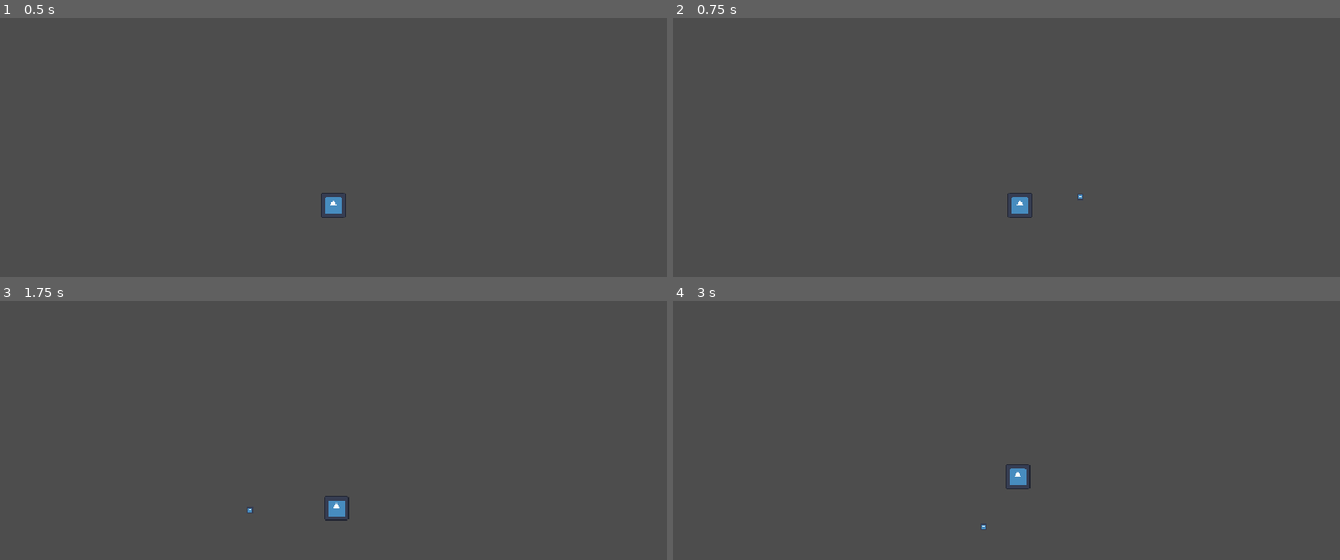
Above: before the commit, frames 1-4 (two rows, left to right).
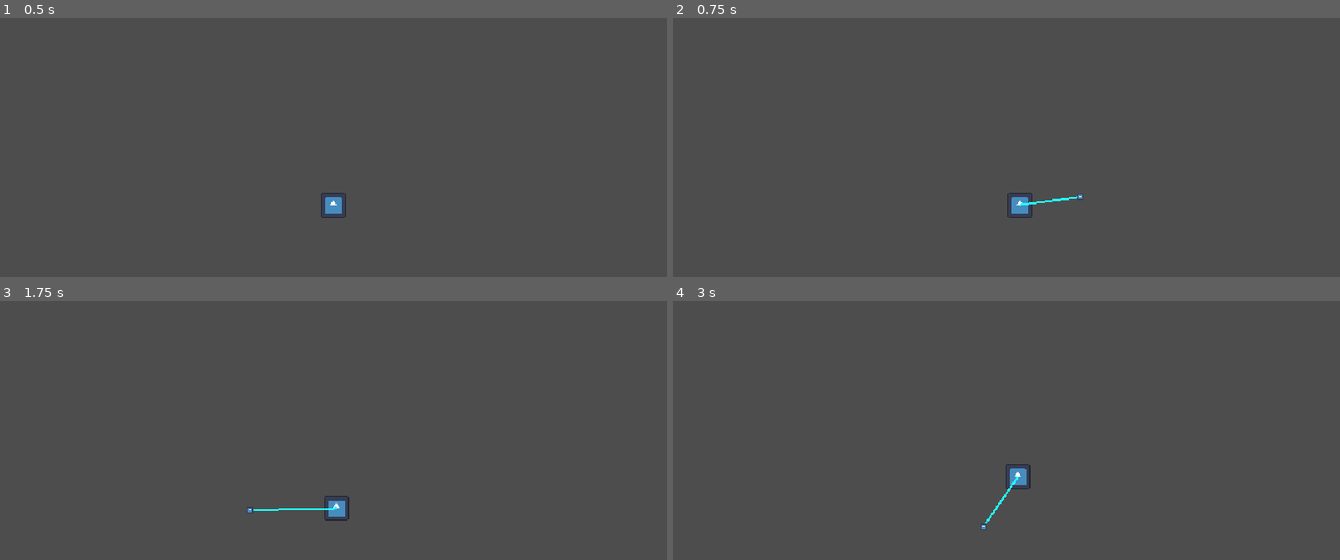
Above: after the commit, the same moments.

Repository: butteredsaltedtoast/orbit
Game: Godot game, scene res://levels/main.tscn
Same seed, same stepped clock (60 frames per second), same inputs: the game is played once before the commit and once after it. The engine's default icon, where the game draws it, is replaced by a stand-in: a white triangle on a blue panel in a dark square.
Inputs (mouse positions are in pixels of both pictures, inside the frame that each line leads up to):
- Up to frame 1 (0.5 s): no input
- Up to frame 2 (0.75 s): tap Enter at 0.5 s; move the mouse to (1153, 186) at 0.52 s; hold D (move_right) from 0.53 s (still down); right-click (1153, 186) at 0.6 s
- Up to frame 3 (1.75 s): move the mouse to (200, 508) at 1.27 s; release D (move_right) at 1.28 s; hold S (move_down) from 1.28 s (still down); click (200, 508) at 1.35 s; right-click (200, 508) at 1.55 s
- Up to frame 4 (3 s): move the mouse to (1073, 407) at 2.02 s; release S (move_down) at 2.03 s; hold D (move_right) 2.03-2.78 s; right-click (1073, 407) at 2.1 s; move the mouse to (outside the picture) at 2.77 s; hold W (move_up) from 2.78 s (still down); right-click (outside the picture) at 2.85 s

Frame 1 is identical in both runs. In frame 2, less than 0.1% of the frame differs, in the area x 52-61%, y 68-73%; in frame 3, less than 0.1%, in the area x 38-51%, y 79-82%; in frame 4, less than 0.1%.

Commit message:
hook tether line

Diff:
--- a/player/hook.gd
+++ b/player/hook.gd
@@ -6,6 +6,8 @@
 signal latched(enemy: Enemy)
 signal returned
 
+@onready var hook: Line2D = $Line2D
+
 @export var speed: float = 500.0
 @export var return_speed: float = 700.0
 @export var max_range: float = 120.0
@@ -13,6 +15,12 @@
 var state: State
 var direction: Vector2
 var distance_travelled: float
+
+func _process(delta: float) -> void:
+	if not is_instance_valid(GameState.player):
+		return
+	var v: Vector2 = hook.to_local(GameState.player.global_position)
+	hook.set_point_position(1, v)
 
 func _physics_process(delta: float) -> void:
 	if state == State.FLYING:
--- a/player/hook.tscn
+++ b/player/hook.tscn
@@ -11,6 +11,11 @@
 collision_mask = 2
 script = ExtResource("1_572xl")
 
+[node name="Line2D" type="Line2D" parent="." unique_id=828850599]
+points = PackedVector2Array(0, 0, 0, 0)
+width = 2.0
+default_color = Color(0.12941177, 1, 1, 1)
+
 [node name="Sprite2D" type="Sprite2D" parent="." unique_id=1706868968]
 scale = Vector2(0.046875, 0.049107153)
 texture = ExtResource("1_qv24e")
